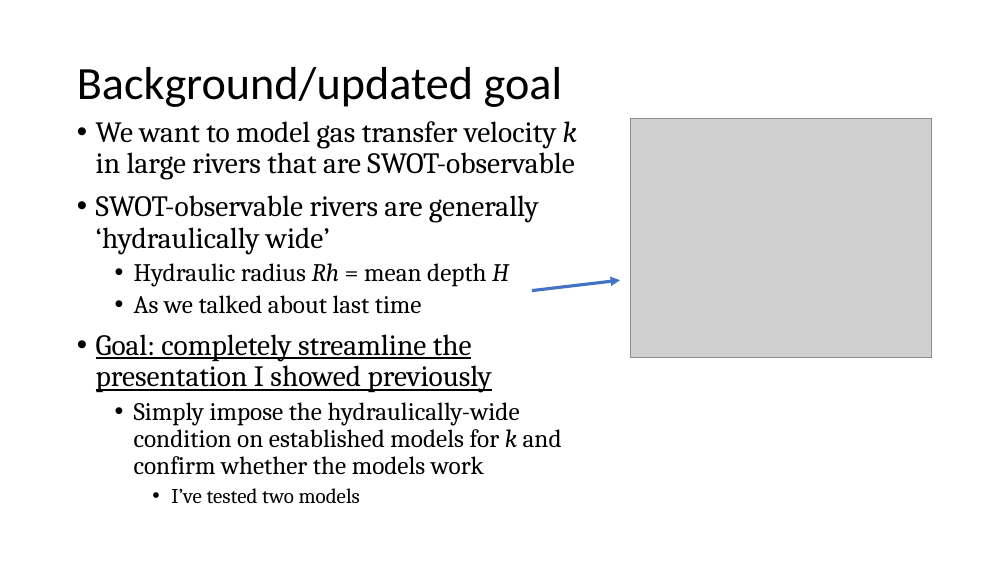
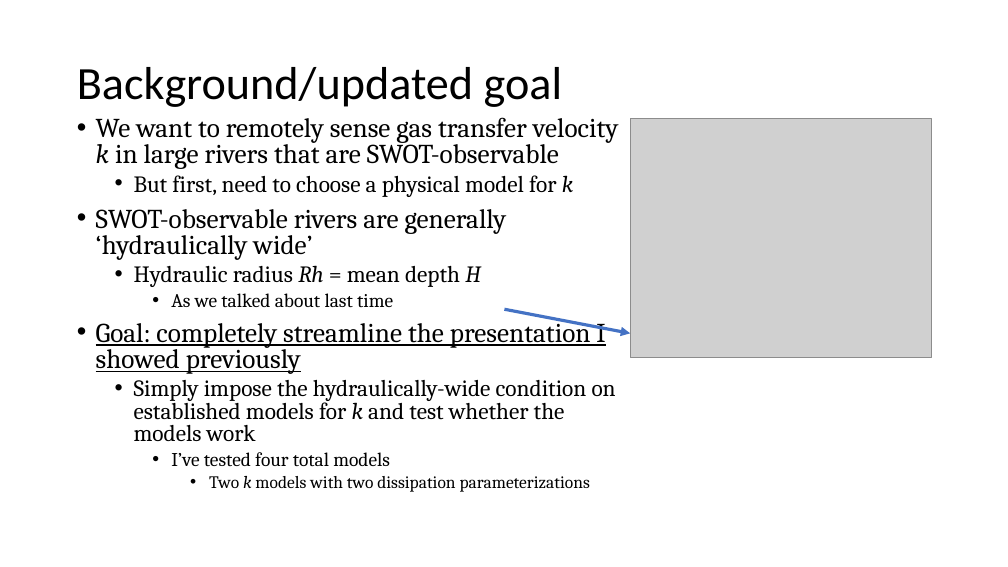
Before and after one commit to craigbrinkerhoff/RSK600, a slide deck: slide 1 of docs/Zappa_notes_2.pptx. Drawn at 1008x567 pixels with LibreOffice and Linux fonts; fonts in the diff are those of the drawing; grey boxes stand for pictures. Boxes give left, top, right and bottom in pixels: in the first picture for what was removed or moved away, otherwise in the second. Text is boxed around its words. In the diff, an @@ line names an element or a change of style, - is before the commit and + after.

```diff
--- a/docs/Zappa_notes_2.pptx
+++ b/docs/Zappa_notes_2.pptx
@@ text at [96, 117, 619, 197]: text changed; size 28 to 25.9 pt @@
-• We want to model gas transfer velocity k in large rivers that are SWOT-observable
+• We want to remotely sense gas transfer velocity k in large rivers that are SWOT-observable
+  • But first, need to choose a physical model for k
@@ text at [96, 209, 605, 374]: size 28 to 25.9 pt in "SWOT-observable rivers are generally ‘hydraulically wide’", "Goal: completely streamline the presentation I showed ..."; size 24 to 22.2 pt in "Hydraulic radius Rh = mean depth H"; size 24 to 18.5 pt in "As we talked about last time"; line spacing 0.9 to 0.8; list level 2 to 3 in "As we talked about last ..." @@
@@ arrow moved from (532, 290) - (620, 281) to (504, 309) - (631, 333) @@
@@ text at [134, 380, 616, 492]: text changed; size 24 to 22.2 pt @@
-  • Simply impose the hydraulically-wide condition on established models for k and confirm whether the models work
-    • I’ve tested two models
+  • Simply impose the hydraulically-wide condition on established models for k and test whether the models work
+    • I’ve tested four total models
+      • Two k models with two dissipation parameterizations
```
Also in this commit, not shown: 2 other slides changed, 1 slide added, 2 slides removed, 32 other files.
